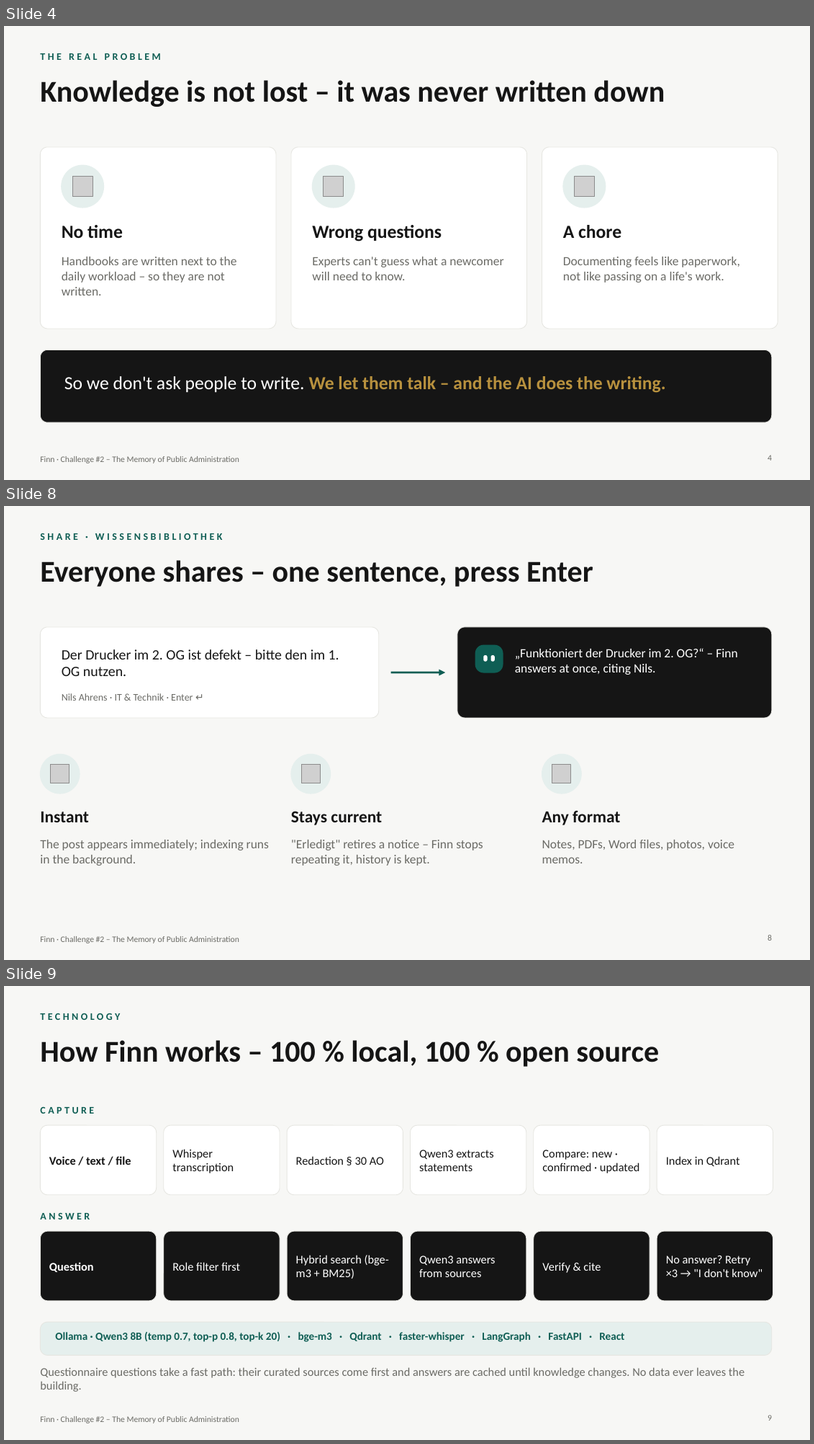
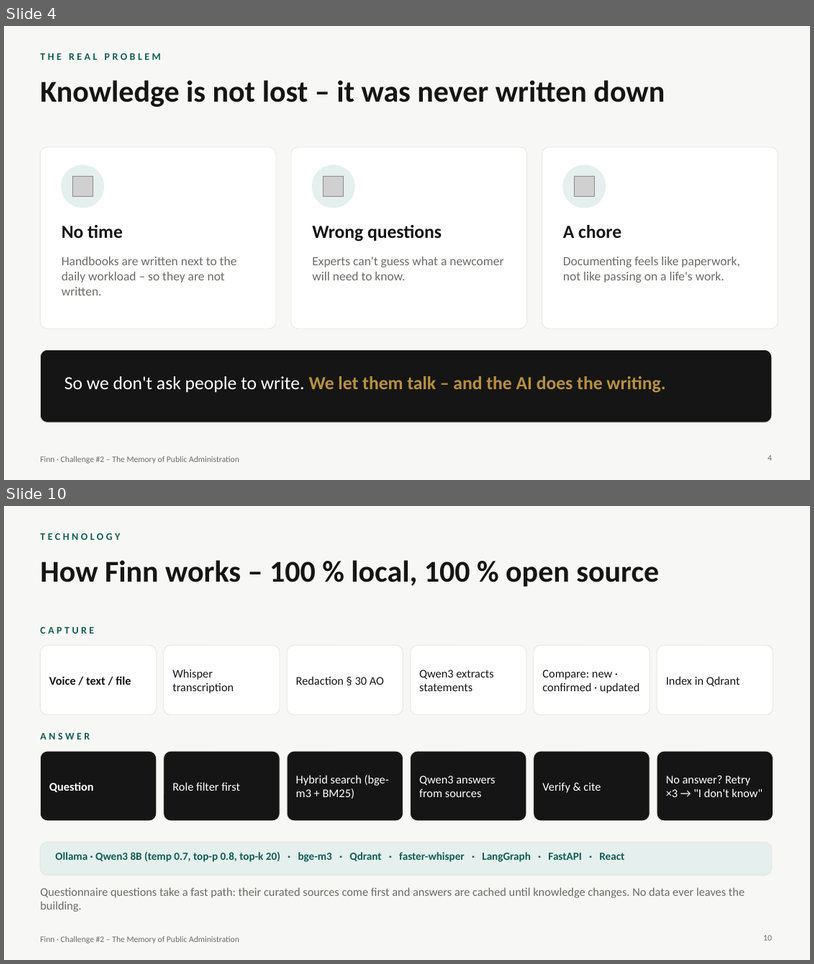
Before and after one commit to Akshai-Athota/MOE, a slide deck: presentation/Finn_Pitch.pptx. Shown one above the other, each under a label of ours: slides 4, 8 and 9 before the commit, slides 4 and 10 after it; the slides between them are not shown. The pictures are 814x1444 and 814x964 pixels, drawn with LibreOffice and Linux fonts; fonts in the diff are those of the drawing; grey boxes stand for pictures. Boxes give left, top, right and bottom in pixels: in the first picture for what was removed or moved away, otherwise in the second. Text is boxed around its words. In the diff, an @@ line names an element or a change of style, - is before the commit and + after.

```diff
--- a/presentation/Finn_Pitch.pptx
+++ b/presentation/Finn_Pitch.pptx
@@ slide 8 removed at box(4, 506, 810, 960), background #F7F7F5; not listed: 1 template element that a slide beside it also shows @@
@@ text removed at box(40, 533, 222, 540) @@
-SHARE · WISSENSBIBLIOTHEK
@@ title removed at box(40, 560, 594, 587) @@
-Everyone shares – one sentence, press Enter
@@ rounded rectangle removed at box(40, 627, 379, 718) @@
@@ rounded rectangle removed at box(458, 627, 772, 718) @@
@@ text removed at box(62, 649, 340, 676) @@
-Der Drucker im 2. OG ist defekt – bitte den im 1. OG nutzen.
@@ rounded rectangle removed at box(476, 645, 503, 672) @@
@@ rounded rectangle removed at box(484, 656, 487, 661) @@
@@ rounded rectangle removed at box(491, 656, 494, 661) @@
@@ text removed at box(515, 648, 738, 674) @@
-„Funktioniert der Drucker im 2. OG?“ – Finn answers at once, citing Nils.
@@ arrow removed from (391, 672) to (445, 672) @@
@@ text removed at box(62, 693, 193, 700) @@
-Nils Ahrens · IT & Technik · Enter ↵
@@ ellipse removed at box(40, 754, 80, 793) @@
@@ picture removed at box(51, 764, 70, 783) @@
@@ ellipse removed at box(291, 754, 331, 793) @@
@@ picture removed at box(301, 764, 320, 783) @@
@@ ellipse removed at box(543, 754, 581, 793) @@
@@ picture removed at box(553, 764, 571, 783) @@
@@ text removed at box(40, 811, 89, 822) @@
-Instant
@@ text removed at box(291, 811, 382, 825) @@
-Stays current
@@ text removed at box(543, 810, 620, 825) @@
-Any format
@@ text removed at box(40, 839, 269, 865) @@
-The post appears immediately; indexing runs in the background.
@@ text removed at box(291, 839, 484, 865) @@
-"Erledigt" retires a notice – Finn stops repeating it, history is kept.
@@ text removed at box(543, 839, 735, 863) @@
-Notes, PDFs, Word files, photos, voice memos.
@@ page number removed at box(768, 934, 772, 940) @@
-8
@@ what was slide 9 is now slide 10 @@
@@ page number at box(764, 934, 772, 940): text changed @@
-9
+10
```
Also in this commit, not shown: 5 slides changed, 5 slides added, 3 other slides removed.
